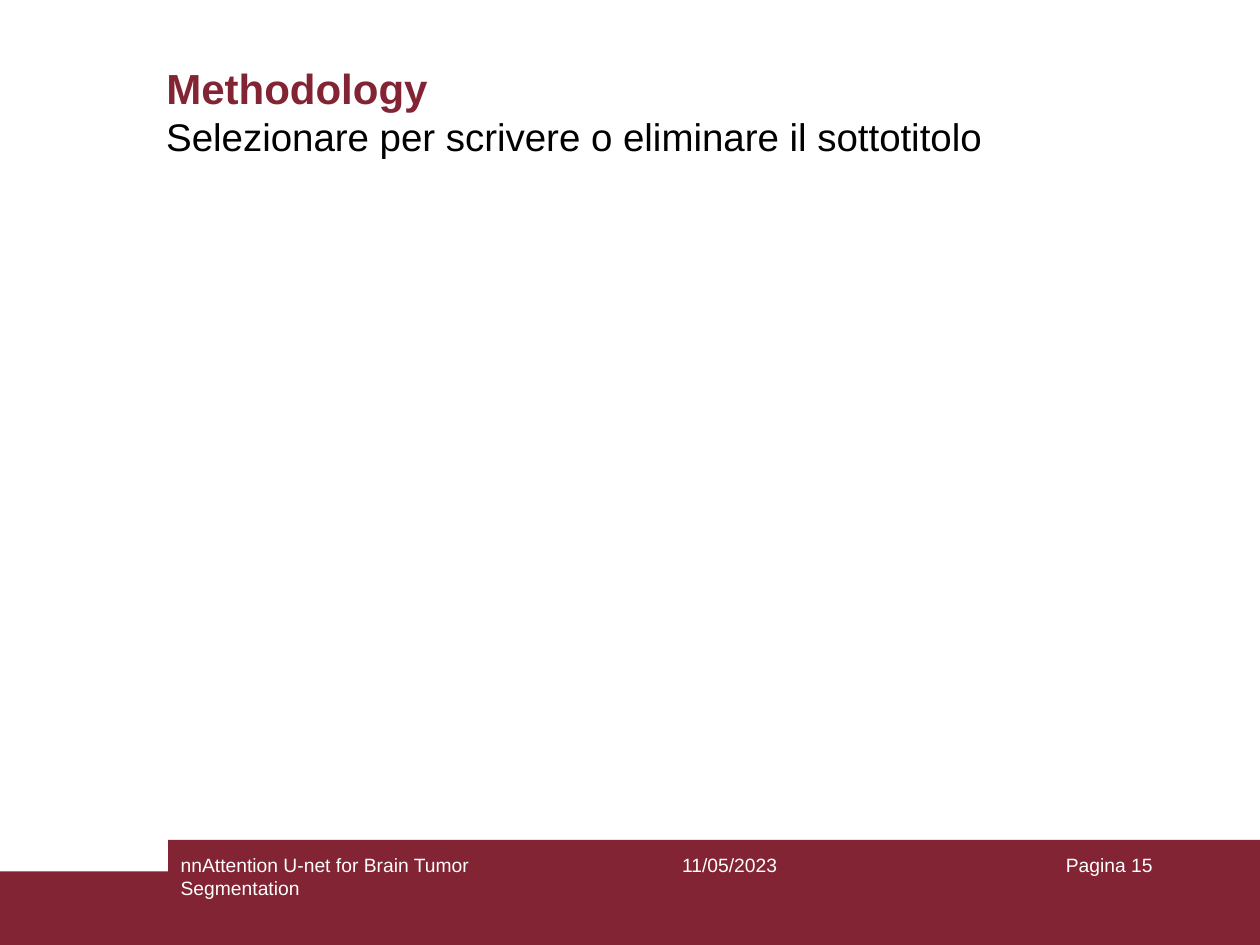
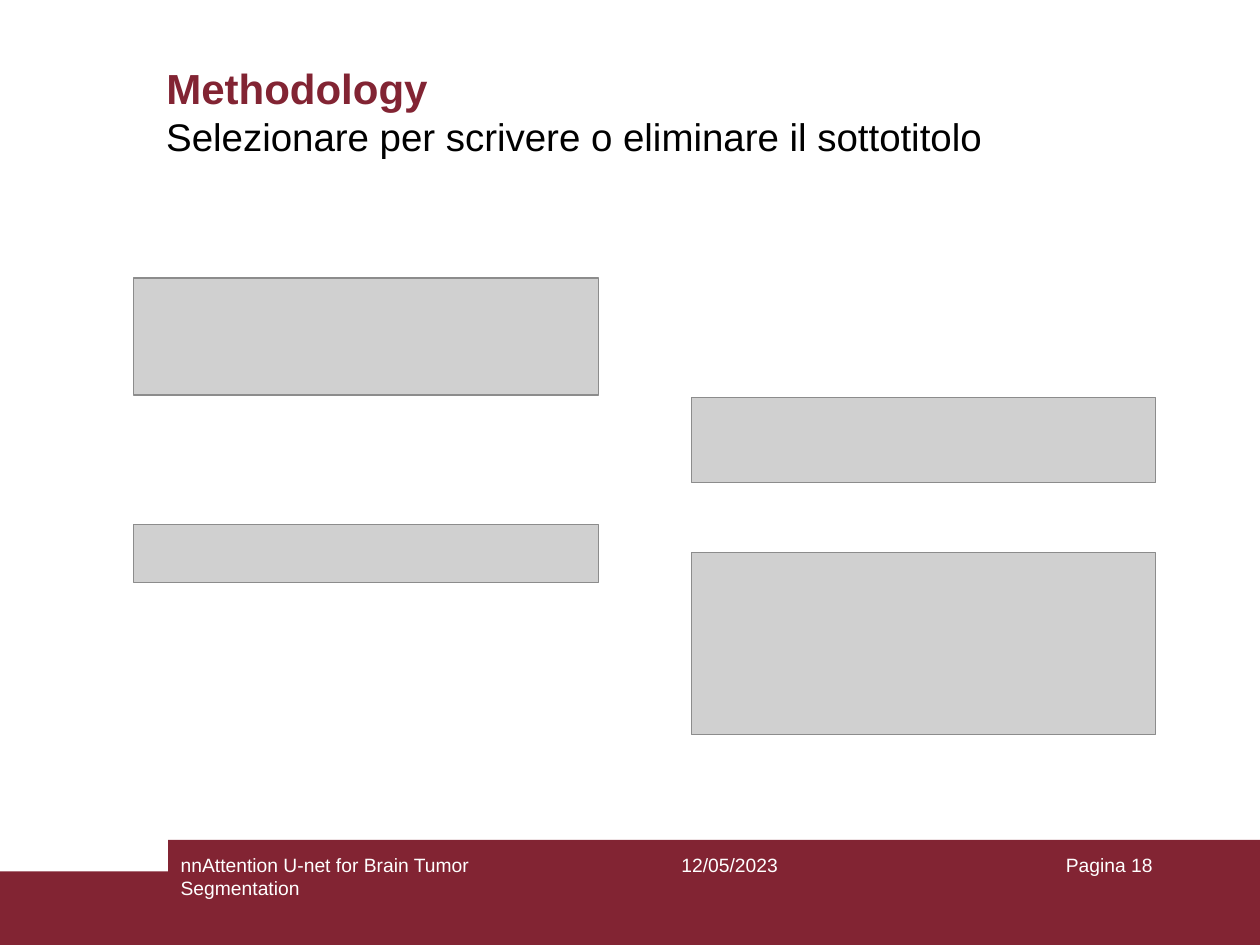
Before and after one commit to sh3rlock14/Master-Thesis-2023, a slide deck: slide 18 of thesis_slides/capparella.slides.pptx (slide 15 before the commit). Drawn at 1260x945 pixels with LibreOffice and Linux fonts; fonts in the diff are those of the drawing; grey boxes stand for pictures. Boxes give left, top, right and bottom in pixels: in the first picture for what was removed or moved away, otherwise in the second. Text is boxed around its words. In the diff, an @@ line names an element or a change of style, - is before the commit and + after.

Commit message:
add: more slides and images

```diff
--- a/thesis_slides/capparella.slides.pptx
+++ b/thesis_slides/capparella.slides.pptx
@@ group added at (134, 278, 1157, 736): 4 pictures @@
@@ text at (681, 858, 777, 873): text changed @@
-11/05/2023
+12/05/2023
@@ page number at (1066, 858, 1152, 876): text changed @@
-Pagina 15
+Pagina 18
```
Also in this commit, not shown: 16 other slides changed, 5 slides added, 13 other files.
